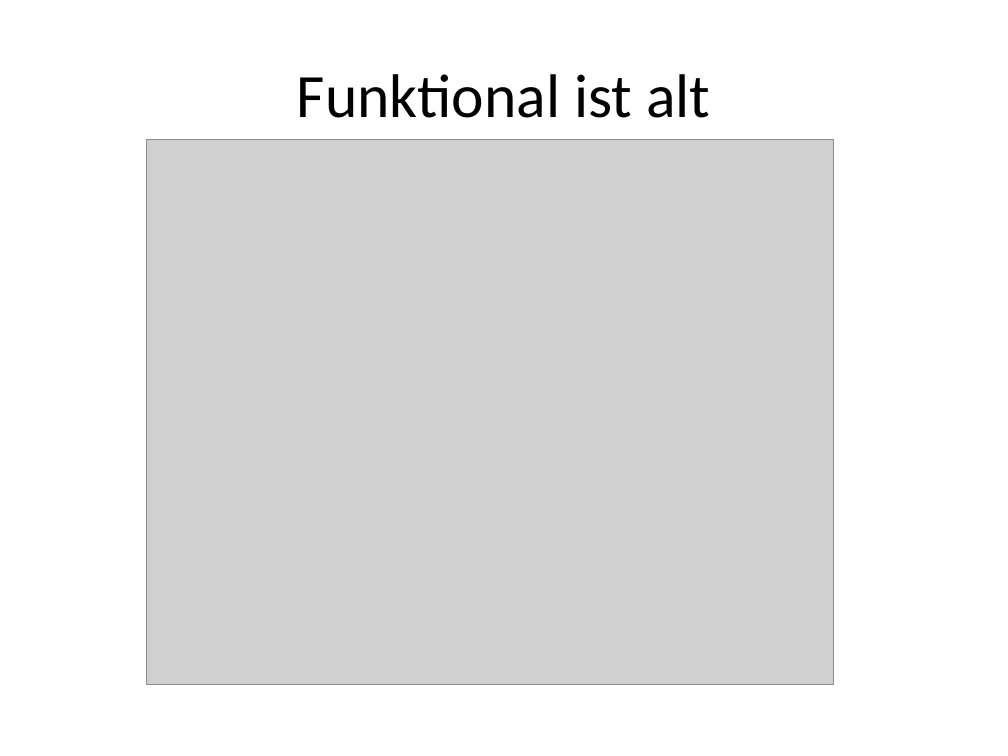
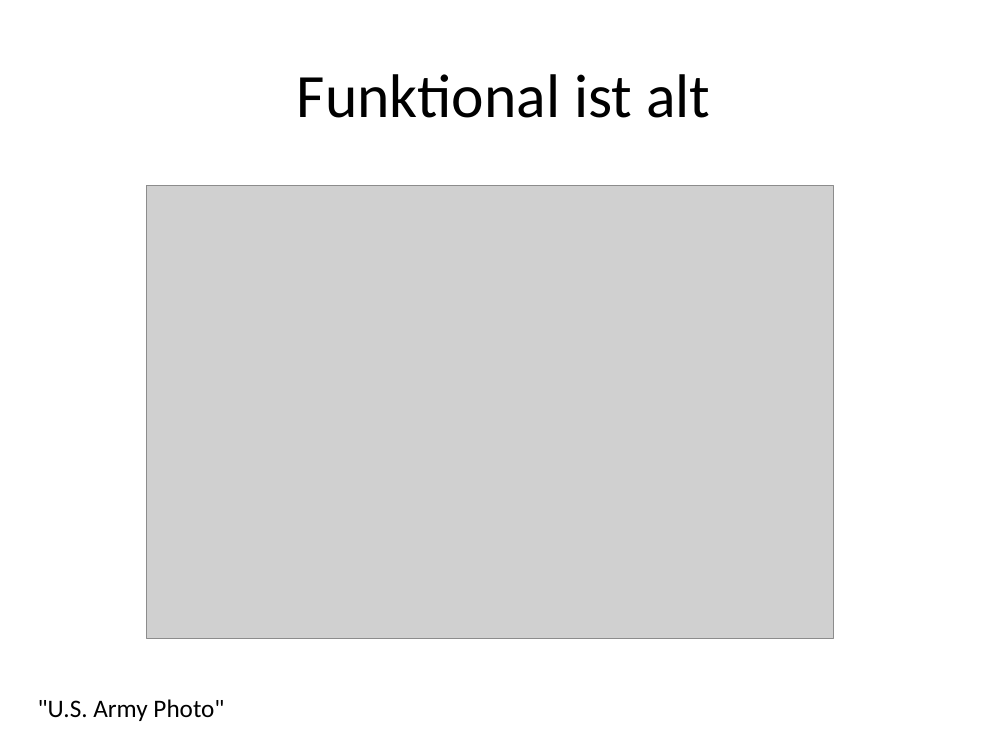
Before and after one commit to ronaldboehm/talks, a slide deck: slide 4 of 20151202/Einführung20151202.pptx. Drawn at 1008x756 pixels with LibreOffice and Linux fonts; fonts in the diff are those of the drawing; grey boxes stand for pictures. Boxes give left, top, right and bottom in pixels: in the first picture for what was removed or moved away, otherwise in the second. Text is boxed around its words. In the diff, an @@ line names an element or a change of style, - is before the commit and + after.

```diff
--- a/20151202/Einführung20151202.pptx
+++ b/20151202/Einführung20151202.pptx
@@ picture: place and size @@
-picture at [147, 140, 834, 684]
+picture at [147, 185, 834, 638]
@@ text added at [38, 699, 224, 721], 18 pt, text #000000 @@
+"U.S. Army Photo"
```
Also in this commit, not shown: 4 other slides changed.
